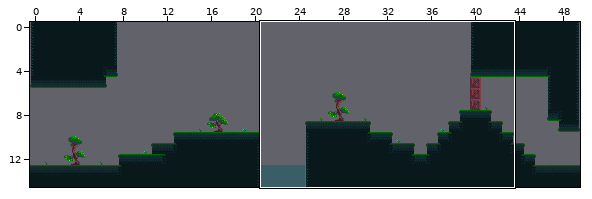
An edit to a level. Tiled map, maps/tmx/pathway.tmx. The picture above shows the old version from afar; the outline marks the close-up.
Close-up. Old version:
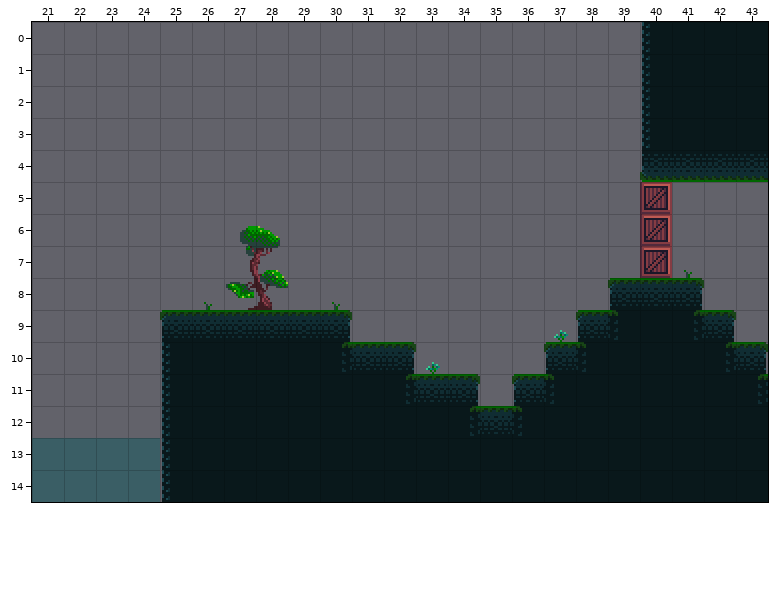
Cells are 16x16 px. Shown: x 21..43, y 0..14.
And afterwards:
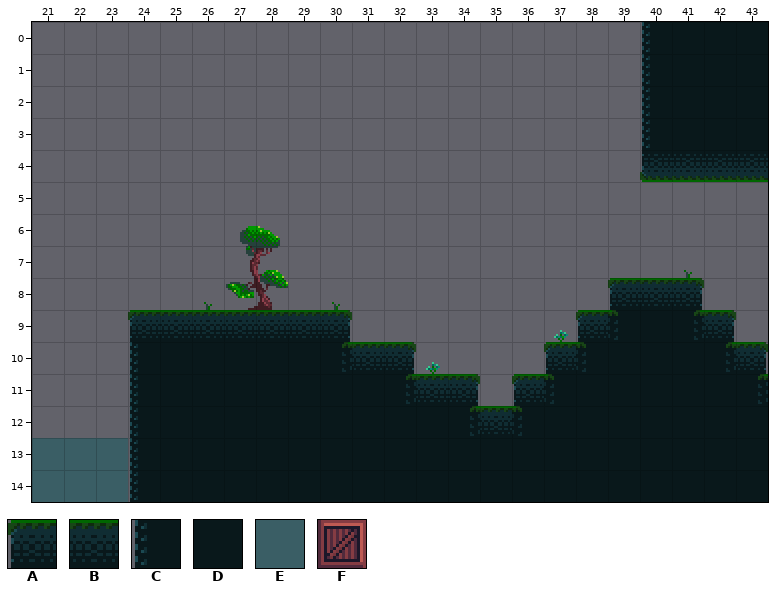
Key: from "base": A 0, B 1, C 22, D 23, E 68, F 156.
_ is an empty cell.
What changed:
Layer "topTiles":
The author put tile A in row 9 at x 24.
Tile A becomes tile B in row 9 at x 25.
Tile E becomes tile C in rows 13 to 14 at x 24.
The author put tile C in rows 10 to 12 at x 24.
Tile C becomes tile D in rows 10 to 14 at x 25.
The edit erases tile F in rows 5 to 7 at x 40.
Boxes around the changes in both close-ups, in picture pixels (x1, y1, x2, y2):
removed: (640, 182, 672, 278)
changed: (128, 310, 170, 502)
